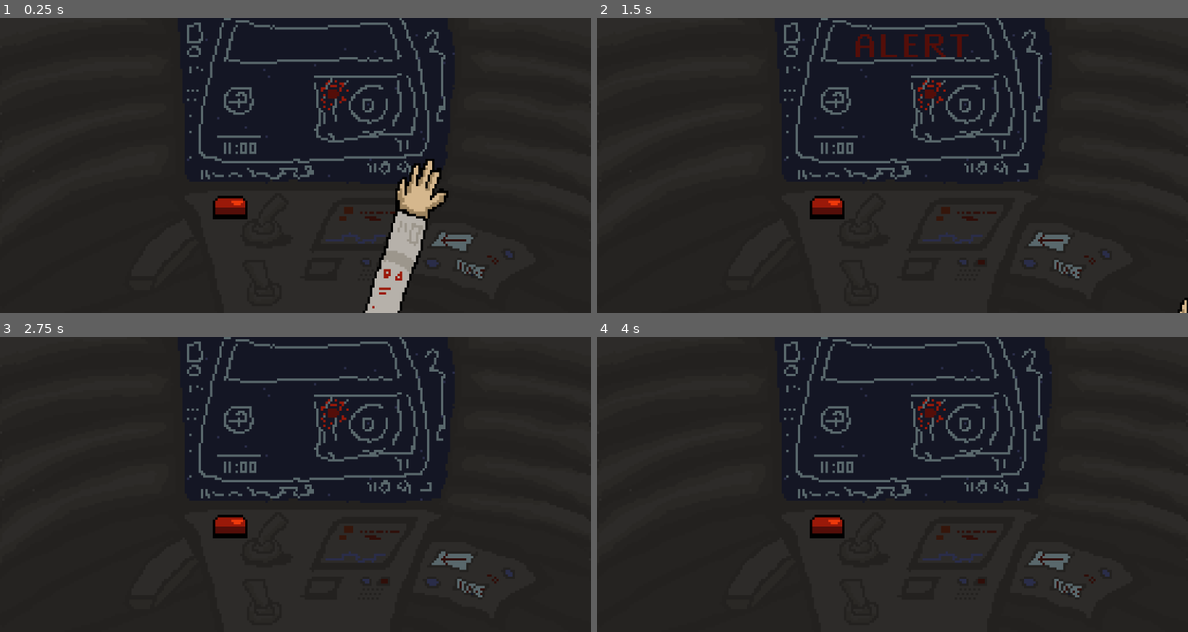
Above: before the commit, frames 1-4 (two rows, left to right).
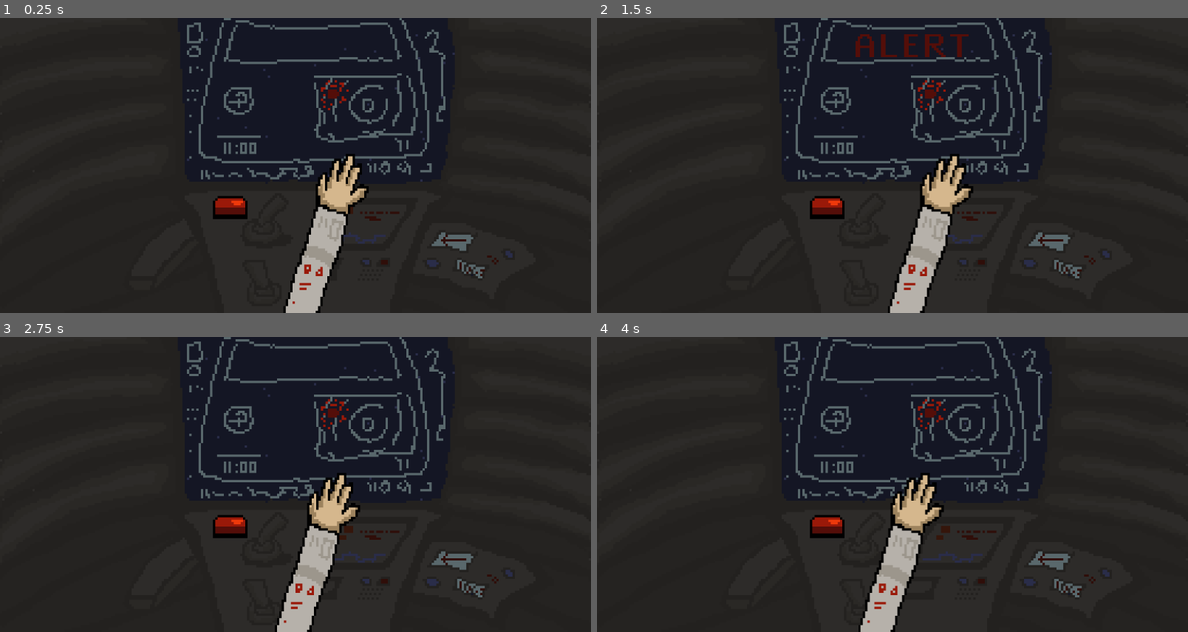
Above: after the commit, the same moments.

Repository: Mazeraser/SGJ
Game: Godot game, scene res://levels/scenes.tscn
Two runs of this game, one before a commit and one after it. Both use one fixed random seed, a clock stepped at 60 frames per second and the inputs below. This scene is started directly instead of the project's main scene.
Inputs (mouse positions are in pixels of both pictures, inside the frame that each line leads up to):
- Up to frame 1 (0.25 s): no input
- Up to frame 2 (1.5 s): tap Enter (ui_accept) at 0.5, 0.77 s; move the mouse to (1022, 150) at 0.52 s; click (1022, 150) at 0.6 s; move the mouse to (774, 180) at 1.27 s; click (774, 180) at 1.35 s
- Up to frame 3 (2.75 s): tap Enter (ui_accept) at 1.52 s; move the mouse to (354, 419) at 2.02 s; click (354, 419) at 2.1 s
- Up to frame 4 (4 s): move the mouse to (862, 543) at 2.77 s; click (862, 543) at 2.85 s; tap Enter (ui_accept) at 3.02, 3.77 s; move the mouse to (1069, 528) at 3.52 s; click (1069, 528) at 3.6 s

The runs differ from the first frame. In frame 1, 6.5% of the frame differs, in the area x 48-76%, y 46-100%; in frame 2, 3.4%; in frame 3, 3.3%; in frame 4, 3.3%.

Commit message:
0.1.3
-добавил сцену нажатия кнопки для катапульирования.

Diff:
--- a/fonts/new_dynamicfont.tres
+++ b/fonts/new_dynamicfont.tres
@@ -1,6 +1,6 @@
 [gd_resource type="DynamicFont" load_steps=2 format=2]
 
-[ext_resource path="res://fonts/Roboto-MediumItalic.ttf" type="DynamicFontData" id=1]
+[ext_resource path="res://fonts/DePixelSchmal.ttf" type="DynamicFontData" id=1]
 
 [resource]
 font_data = ExtResource( 1 )
--- a/levels/scenes.tscn
+++ b/levels/scenes.tscn
@@ -5,6 +5,7 @@
 [ext_resource path="res://bgs/kayuta1.png" type="Texture" id=3]
 [ext_resource path="res://bgs/kayuta2.png" type="Texture" id=4]
 [ext_resource path="res://scripts/hand.gd" type="Script" id=5]
+[ext_resource path="res://scripts/button.gd" type="Script" id=6]
 
 [sub_resource type="SpriteFrames" id=1]
 animations = [ {
@@ -13,18 +14,6 @@
 "name": "default",
 "speed": 5.0
 } ]
-
-[sub_resource type="SpriteFrames" id=2]
-animations = [ {
-"frames": [ ExtResource( 1 ) ],
-"loop": true,
-"name": "default",
-"speed": 5.0
-} ]
-
-[sub_resource type="CapsuleShape2D" id=3]
-radius = 31.8036
-height = 238.0
 
 [sub_resource type="SpriteFrames" id=4]
 animations = [ {
@@ -37,6 +26,10 @@
 [sub_resource type="RectangleShape2D" id=5]
 extents = Vector2( 30, 20 )
 
+[sub_resource type="CapsuleShape2D" id=6]
+radius = 31.346
+height = 221.287
+
 [node name="Node2D" type="Node2D"]
 
 [node name="AnimatedSprite" type="AnimatedSprite" parent="."]
@@ -46,20 +39,9 @@
 playing = true
 centered = false
 
-[node name="hand" type="KinematicBody2D" parent="."]
-script = ExtResource( 5 )
-
-[node name="AnimatedSprite" type="AnimatedSprite" parent="hand"]
-position = Vector2( 697, 376 )
-frames = SubResource( 2 )
-
-[node name="CollisionShape2D" type="CollisionShape2D" parent="hand"]
-position = Vector2( 692, 393 )
-rotation = 0.322886
-shape = SubResource( 3 )
-
-[node name="button" type="KinematicBody2D" parent="."]
+[node name="button" type="Area2D" parent="."]
 position = Vector2( 18, 8 )
+script = ExtResource( 6 )
 
 [node name="AnimatedSprite" type="AnimatedSprite" parent="button"]
 position = Vector2( 381, 321 )
@@ -68,3 +50,17 @@
 [node name="CollisionShape2D" type="CollisionShape2D" parent="button"]
 position = Vector2( 382, 321 )
 shape = SubResource( 5 )
+
+[node name="hand" type="Sprite" parent="."]
+position = Vector2( 586, 374 )
+texture = ExtResource( 1 )
+script = ExtResource( 5 )
+
+[node name="KinematicBody2D" type="KinematicBody2D" parent="hand"]
+
+[node name="CollisionShape2D" type="CollisionShape2D" parent="hand/KinematicBody2D"]
+rotation = 0.314159
+shape = SubResource( 6 )
+
+[connection signal="body_entered" from="button" to="button" method="_on_button_body_entered"]
+[connection signal="body_exited" from="button" to="button" method="_on_button_body_exited"]
--- a/project.godot
+++ b/project.godot
@@ -21,7 +21,7 @@
 [display]
 
 window/size/height=512
-window/stretch/mode="2d"
+window/stretch/mode="viewport"
 
 [gui]
 
--- /dev/null
+++ b/scripts/button.gd
@@ -0,0 +1,13 @@
+extends Area2D
+
+var jaja
+
+func _on_button_body_entered(body):
+	jaja = true
+func _on_button_body_exited(body):
+	jaja = false
+
+func _process(delta):
+	if Input.is_action_just_pressed("lkm") and jaja:
+		GS.escape = true
+		get_tree().change_scene("res://levels/intro.tscn")
--- a/scripts/hand.gd
+++ b/scripts/hand.gd
@@ -1,6 +1,10 @@
-extends KinematicBody2D
+extends Sprite
+
+const SPEED = 100
 
 func _process(delta):
 	var vec = get_viewport().get_mouse_position() - self.position # getting the vector from self to the mouse
-	vec = vec.normalized() * delta * 500 # normalize it and multiply by time and speed
+	vec = vec.normalized() * delta * SPEED # normalize it and multiply by time and speed
 	position += vec # move by that vector
+	if position.y < 374:
+		position.y = 374
Binary file added: fonts/DePixelSchmal.ttf
